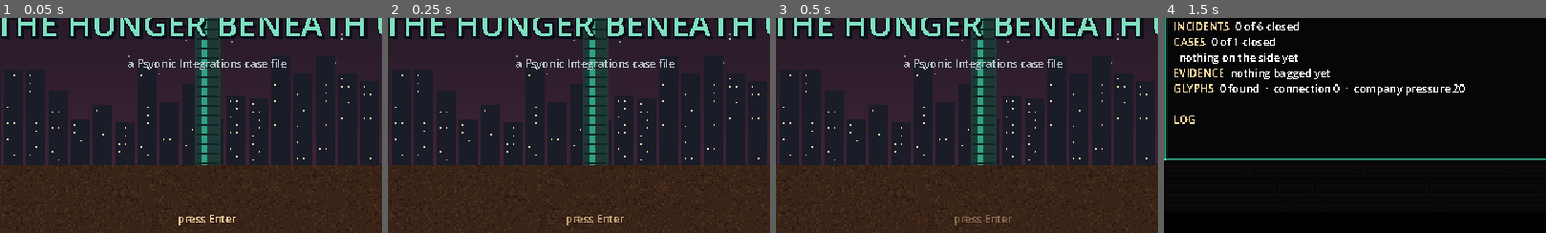
Above: before the commit, frames 1-4 (left to right).
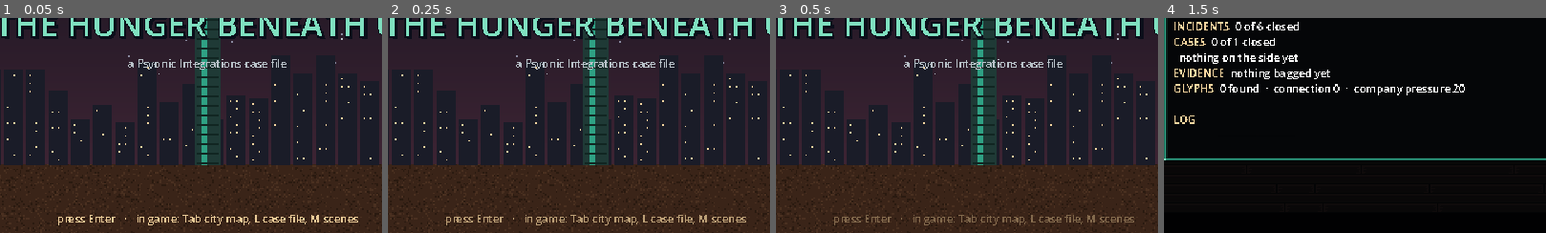
Above: after the commit, the same moments.

Repository: roweboat25/Hunger-beneath-us
Game: Godot game, scene res://scenes/Main.tscn
The game is run twice, just before and just after one commit, with the same random seed, the same clock (stepped at 60 frames per second) and the same inputs.
Inputs:
- Up to frame 1 (0.05 s): no input
- Up to frame 2 (0.25 s): no input
- Up to frame 3 (0.5 s): no input
- Up to frame 4 (1.5 s): tap Enter at 0.5, 1.25 s; hold D (move_right) 0.53-1.28 s; hold L (case_log) 0.53-1.28 s; tap E (interact) at 0.8, 1.35 s; hold S (move_down) from 1.28 s (still down)
The pictures show only the part of the screen within x 23-73%, y 46-96%; the shares and areas given below are measured in that part.

The runs differ from the first frame. In frame 1, 0.9% of the frame differs, in the area x 15-94%, y 91-97%; in frame 2, 0.9%; in frame 3, 0.9%; in frame 4, nothing differs.

Commit message:
Add the city map (Tab)
Silico drawn from the real street graph: where Carl is, where the
objective is, the route between them, places not yet visited dimmed, and
open incidents and case steps marked with a legend. Tab or Esc closes.
A one-time key hint on the first street, and the keys on the title screen.

Co-Authored-By: Claude Fable 5.1 <noreply@anthropic.com>
Claude-Session: https://claude.ai/code/session_01B2ggZ7uvmcjyRPxg6sEM7Z

Diff:
--- a/project.godot
+++ b/project.godot
@@ -91,6 +91,11 @@
 "events": [Object(InputEventKey,"resource_local_to_scene":false,"resource_name":"","device":-1,"window_id":0,"alt_press …(192 unchanged characters)…
 ]
 }
+city_map={
+"deadzone": 0.5,
+"events": [Object(InputEventKey,"resource_local_to_scene":false,"resource_name":"","device":-1,"window_id":0,"alt_pressed":false,"shift_pressed":false,"ctrl_pressed":false,"meta_pressed":false,"pressed":false,"keycode":0,"physical_keycode":4194306,"key_label":0,"unicode":0,"location":0,"echo":false,"script":null)
+]
+}
 case_log={
 "deadzone": 0.5,
 "events": [Object(InputEventKey,"resource_local_to_scene":false,"resource_name":"","device":-1,"window_id":0,"alt_press …(192 unchanged characters)…
--- a/scripts/Game.gd
+++ b/scripts/Game.gd
@@ -190,11 +190,11 @@
 	"dorner": {"title": "Dorner", "subtitle": "Phillip Dorner, missing", "unlock": "warroom1_done",
 		"notice": "TURAN (private): Dorner hasn't checked in. His flat's in Lamplight, the far tower. Quietly, Carl.",
 		"steps": [
-			["flat", "Dorner's flat. Lamplight, the far tower, east end of the street."],
-			["frames", "His Psyon is still running. It won't talk until you say her name."],
-			["charger", "His car. The charge post on the Spine, by the lot, keeps a log."],
-			["vigil", "Fargona Avenue, the steps off Park Avenue. The vigil. Find him."],
-			["choice", "Decide what Turan hears."]],
+			["flat", "Dorner's flat. Lamplight, the far tower, east end of the street.", "DornerFlat"],
+			["frames", "His Psyon is still running. It won't talk until you say her name.", "DornerFlat"],
+			["charger", "His car. The charge post on the Spine, by the lot, keeps a log.", "Spine"],
+			["vigil", "Fargona Avenue, the steps off Park Avenue. The vigil. Find him.", "Fargona"],
+			["choice", "Decide what Turan hears.", "Fargona"]],
 		"outcomes": {
 			"reported": "Found Dorner at the digital vigil on Fargona Avenue, bargaining with Psyon for his wife. Reported it to Turan. He's on a wellness flag by morning.",
 			"covered": "Found Dorner at the vigil on Fargona Avenue. Told Turan he'd gone to his sister's. Psyon had told him Cheyenne was in the tower.",
--- a/scripts/Main.gd
+++ b/scripts/Main.gd
@@ -5,6 +5,7 @@
 var psyon: PsyonWindow
 var closeup: CloseUp
 var iface: InterfaceView
+var city_map: CityMap
 var filter: GlassesFilter
 var map: MapScene
 var player: Player
@@ -45,6 +46,8 @@
 	_ui.add_child(closeup)
 	iface = InterfaceView.new()
 	_ui.add_child(iface)
+	city_map = CityMap.new()
+	_ui.add_child(city_map)
 	psyon = PsyonWindow.new()
 	_ui.add_child(psyon)
 	dialogue = DialogueBox.new()
@@ -152,6 +155,7 @@
 		await map.tree_exited
 	map = load(path).instantiate()
 	map.main = self
+	Game.current_map = String(map.name)
 	add_child(map)
 	move_child(map, 0)
 	set_ambient(map.ambient)
@@ -171,6 +175,9 @@
 		cam.reset_smoothing()
 	await fade_in()
 	map.start()
+	if String(map.name) in World.STREETS and not Game.has_flag("keys_hinted"):
+		Game.set_flag("keys_hinted")
+		_show_toast("Tab: city map  ·  L: case file  ·  F: scan  ·  G: frames  ·  M: scenes")
 	if not _shot_path.is_empty():
 		# dev: --shot=path.png saves a frame of this map and quits; --scan=id shows that thing's card first
 		await get_tree().create_timer(5.0).timeout
@@ -188,6 +195,9 @@
 				var pz: Array = Game.puzzle_for(pid, "VOLTX FILTRATION UNIT 7")
 				iface.run(parts[0], pz[1])
 				await get_tree().create_timer(1.6).timeout
+			elif arg == "--citymap":
+				city_map.open()
+				await get_tree().create_timer(0.3).timeout
 			elif arg == "--board":
 				_log_panel.show()
 				_refresh_board()
@@ -235,7 +245,7 @@
 	sub.size = Vector2(640, 16)
 	layer.add_child(sub)
 	var prompt := Label.new()
-	prompt.text = "press Enter"
+	prompt.text = "press Enter   ·   in game: Tab city map, L case file, M scenes"
 	prompt.add_theme_font_size_override("font_size", 9)
 	prompt.add_theme_color_override("font_color", Color("f5d6a0"))
 	prompt.horizontal_alignment = HORIZONTAL_ALIGNMENT_CENTER
@@ -544,16 +554,21 @@
 		closeup.hide_view()
 		Game.input_locked = false
 		get_viewport().set_input_as_handled()
-	elif event.is_action_pressed("scene_menu") and not _menu.visible and not dialogue.visible and not psyon.visible and not closeup.visible and not iface.visible:
+	elif event.is_action_pressed("city_map") and not city_map.visible and not _menu.visible and not dialogue.visible and not psyon.visible and not closeup.visible and not iface.visible and map:
+		if _log_panel.visible:
+			_log_panel.hide()
+		city_map.open()
+		get_viewport().set_input_as_handled()
+	elif event.is_action_pressed("scene_menu") and not _menu.visible and not dialogue.visible and not psyon.visible and not closeup.visible and not iface.visible and not city_map.visible:
 		if _log_panel.visible:
 			_log_panel.hide()
 		_menu.open()
-	elif event.is_action_pressed("case_log") and not dialogue.visible and not psyon.visible and not closeup.visible and not iface.visible:
+	elif event.is_action_pressed("case_log") and not dialogue.visible and not psyon.visible and not closeup.visible and not iface.visible and not city_map.visible:
 		_log_panel.visible = not _log_panel.visible
 		Game.input_locked = _log_panel.visible
 		if _log_panel.visible:
 			_refresh_board()
-	elif event.is_action_pressed("scan") and map and not Game.input_locked and not dialogue.visible and not psyon.visible and not closeup.visible and not iface.visible and not _log_panel.visible:
+	elif event.is_action_pressed("scan") and map and not Game.input_locked and not dialogue.visible and not psyon.visible and not closeup.visible and not iface.visible and not city_map.visible and not _log_panel.visible:
 		var target: Node = player.nearest_interactable()
 		map.scan(target)
 	elif _log_panel.visible and event is InputEventKey and event.pressed and not event.echo:
--- /dev/null
+++ b/scripts/ui/CityMap.gd
@@ -0,0 +1,191 @@
+extends Control
+class_name CityMap
+## The city map (Tab): Silico drawn from World.EXITS, with where Carl is,
+## where the objective is, the route between them, and anything open on the
+## side (incidents, case steps) marked. Nothing here is a picture; it is the
+## real street graph, so a new map only needs a spot in LAYOUT.
+
+const TEAL := Color("7fe0c0")
+const AMBER := Color("f5d6a0")
+const RED := Color("e0453a")
+const DIM := Color("5a6b70")
+const INK := Color("d8e2e6")
+
+## map -> position in 640x360 space. Streets are big dots, interiors small.
+const LAYOUT := {
+	"Hospital": Vector2(120, 62), "HillRoad": Vector2(200, 62), "Heights": Vector2(330, 62), "Home": Vector2(392, 44),
+	"Flyover": Vector2(330, 112),
+	"Apartment": Vector2(76, 148), "Lamplight": Vector2(120, 172), "DornerFlat": Vector2(166, 148),
+	"WarRoom": Vector2(330, 142), "Spine": Vector2(330, 172),
+	"LynxApartment": Vector2(440, 142), "ZetaPark": Vector2(440, 172),
+	"Fargona": Vector2(520, 122), "ParkAve": Vector2(520, 172),
+	"CognizoStation": Vector2(600, 142), "Cognizo": Vector2(600, 172),
+	"CanalWalk": Vector2(120, 222), "Park": Vector2(120, 262),
+	"Underpass": Vector2(330, 232), "RailCut": Vector2(520, 242),
+	"Factory": Vector2(276, 312), "Southtown": Vector2(330, 292),
+	"RestrictedRoad": Vector2(450, 312), "Desert": Vector2(560, 312), "Mirror": Vector2(606, 336),
+}
+
+const SHORT := {
+	"Hospital": "SalTech", "HillRoad": "Hill Rd", "Heights": "the Heights", "Home": "home", "Flyover": "Flyover",
+	"Apartment": "Dufredy", "Lamplight": "Lamplight", "DornerFlat": "Dorner", "WarRoom": "the tower", "Spine": "the Spine",
+	"LynxApartment": "Lynx", "ZetaPark": "Zeta & Park", "Fargona": "Fargona Ave", "ParkAve": "Park Ave",
+	"CognizoStation": "subway", "Cognizo": "Cognizo", "CanalWalk": "Canal Walk", "Park": "Harmony Green",
+	"Underpass": "Underpass", "RailCut": "Rail Cut", "Factory": "factory", "Southtown": "Southtown",
+	"RestrictedRoad": "Restricted Rd", "Desert": "sand flats", "Mirror": "the mirror",
+}
+
+var _root: Control
+var _time := 0.0
+
+
+func _ready() -> void:
+	set_anchors_preset(Control.PRESET_FULL_RECT)
+	mouse_filter = Control.MOUSE_FILTER_IGNORE
+	_root = Control.new()
+	_root.mouse_filter = Control.MOUSE_FILTER_IGNORE
+	_root.draw.connect(_draw_map)
+	add_child(_root)
+	_fit()
+	get_viewport().size_changed.connect(_fit)
+	hide()
+
+
+func _fit() -> void:
+	var s: Vector2 = get_viewport().get_visible_rect().size
+	position = Vector2.ZERO
+	size = s
+	_root.position = Vector2.ZERO
+	_root.size = s
+
+
+func open() -> void:
+	show()
+	Game.input_locked = true
+	_root.queue_redraw()
+
+
+func close() -> void:
+	hide()
+	Game.input_locked = false
+
+
+func _process(delta: float) -> void:
+	if visible:
+		_time += delta
+		_root.queue_redraw()
+
+
+func _unhandled_input(event: InputEvent) -> void:
+	if not visible:
+		return
+	if event.is_action_pressed("city_map") or event.is_action_pressed("cancel") or event.is_action_pressed("interact"):
+		get_viewport().set_input_as_handled()
+		close()
+
+
+## The maps a route passes through, from the exit ids World.route returns.
+static func route_maps(from: String, to: String) -> Array:
+	var out := [from]
+	var at := from
+	for exit_id in World.route(from, to):
+		at = World.EXITS[at][exit_id][0]
+		out.append(at)
+	return out
+
+
+## Where every open side thing is: map -> list of short labels.
+static func marks() -> Dictionary:
+	var out := {}
+	for id in Game.incidents:
+		if Game.incidents[id] == "open":
+			var m: String = Game.INCIDENTS[id]["map"]
+			out[m] = out.get(m, []) + ["! " + Game.INCIDENTS[id]["title"]]
+	for id in Game.cases:
+		if Game.cases[id] != "open":
+			continue
+		var step: int = Game.case_step(id)
+		if step < 0:
+			continue
+		var s: Array = Game.CASES[id]["steps"][step]
+		if s.size() > 2:
+			out[s[2]] = out.get(s[2], []) + ["> " + Game.CASES[id]["title"] + ": " + s[1]]
+	return out
+
+
+func _draw_map() -> void:
+	var c := _root
+	var font := get_theme_default_font()
+	c.draw_rect(Rect2(0, 0, 640, 360), Color("07090c", 0.94))
+	for y in range(0, 360, 4):
+		c.draw_line(Vector2(0, y), Vector2(640, y), Color(0, 0, 0, 0.2), 1.0)
+	c.draw_string(font, Vector2(10, 20), "SILICO  ·  ORA city map", HORIZONTAL_ALIGNMENT_LEFT, -1, 11, TEAL)
+	c.draw_string(font, Vector2(400, 20), "Tab or Esc closes", HORIZONTAL_ALIGNMENT_RIGHT, 230, 9, Color("b9c2c9"))
+	var here := String(Game.current_map)
+	var goal := Game.next_beat
+	var route: Array = route_maps(here, goal) if here in LAYOUT and goal in LAYOUT else []
+	# streets and the links between them
+	var drawn := {}
+	for a in World.EXITS:
+		if not a in LAYOUT:
+			continue
+		for exit_id in World.EXITS[a]:
+			var b: String = World.EXITS[a][exit_id][0]
+			if not b in LAYOUT:
+				continue
+			var key: String = a + "|" + b if a < b else b + "|" + a
+			if drawn.has(key):
+				continue
+			drawn[key] = true
+			var on_route := route.has(a) and route.has(b) and absi(route.find(a) - route.find(b)) == 1
+			var col := AMBER if on_route else Color(0.35, 0.42, 0.46)
+			c.draw_line(LAYOUT[a], LAYOUT[b], col, 3.0 if on_route else 1.5)
+	var mk := marks()
+	for m in LAYOUT:
+		var p: Vector2 = LAYOUT[m]
+		var street: bool = m in World.STREETS
+		var visited: bool = Game.has_flag("visited_" + m) or m == here
+		var r := 6.0 if street else 3.5
+		var col := INK if visited else DIM
+		if m == goal:
+			col = AMBER
+		c.draw_circle(p, r, Color("07090c"))
+		c.draw_circle(p, r - 1.0, col)
+		if m == here:
+			var pulse := 0.5 + 0.5 * sin(_time * 5.0)
+			c.draw_arc(p, r + 4.0 + 3.0 * pulse, 0, TAU, 32, TEAL, 2.0)
+		if m == goal:
+			c.draw_arc(p, r + 5.0, 0, TAU, 32, AMBER, 1.5)
+		if mk.has(m):
+			c.draw_circle(p + Vector2(r + 2, -r - 2), 3.5, RED)
+		var label: String = SHORT.get(m, m)
+		var w := font.get_string_size(label, HORIZONTAL_ALIGNMENT_LEFT, -1, 8).x
+		var lp := p + Vector2(-w / 2.0, r + 11.0)
+		if not street:
+			lp = p + Vector2(r + 3.0, 3.0)
+			if p.x > 560:
+				lp = p + Vector2(-w - r - 3.0, 3.0)
+		c.draw_string(font, lp, label, HORIZONTAL_ALIGNMENT_LEFT, -1, 8, col if m != here else TEAL)
+	# the legend: where you are, where you're going, what's open
+	var y := 300.0
+	c.draw_circle(Vector2(16, y - 3), 4.0, TEAL)
+	c.draw_string(font, Vector2(26, y), "you: " + World.place(here), HORIZONTAL_ALIGNMENT_LEFT, -1, 9, TEAL)
+	y += 14
+	c.draw_circle(Vector2(16, y - 3), 4.0, AMBER)
+	c.draw_string(font, Vector2(26, y), "objective: " + World.place(goal), HORIZONTAL_ALIGNMENT_LEFT, -1, 9, AMBER)
+	y += 14
+	var side := []
+	for m in mk:
+		for s in mk[m]:
+			side.append(String(s) + "  (" + String(SHORT.get(m, m)) + ")")
+	if side.is_empty():
+		c.draw_string(font, Vector2(26, y), "nothing open on the side", HORIZONTAL_ALIGNMENT_LEFT, -1, 9, DIM)
+	else:
+		c.draw_circle(Vector2(16, y - 3), 3.5, RED)
+		for i in mini(side.size(), 3):
+			c.draw_string(font, Vector2(26, y), side[i], HORIZONTAL_ALIGNMENT_LEFT, 600, 9, Color("e8b4ae"))
+			y += 12
+	# the chant, as much as Carl knows, along the bottom
+	if Game.glyphs_found.size() > 0 and Game.glasses_on:
+		var line: String = Game.CHANT[(Game.glyphs_found.size() - 1) % Game.CHANT.size()]
+		c.draw_string(font, Vector2(400, 350), line, HORIZONTAL_ALIGNMENT_RIGHT, 230, 8, Color(RED, 0.6))
